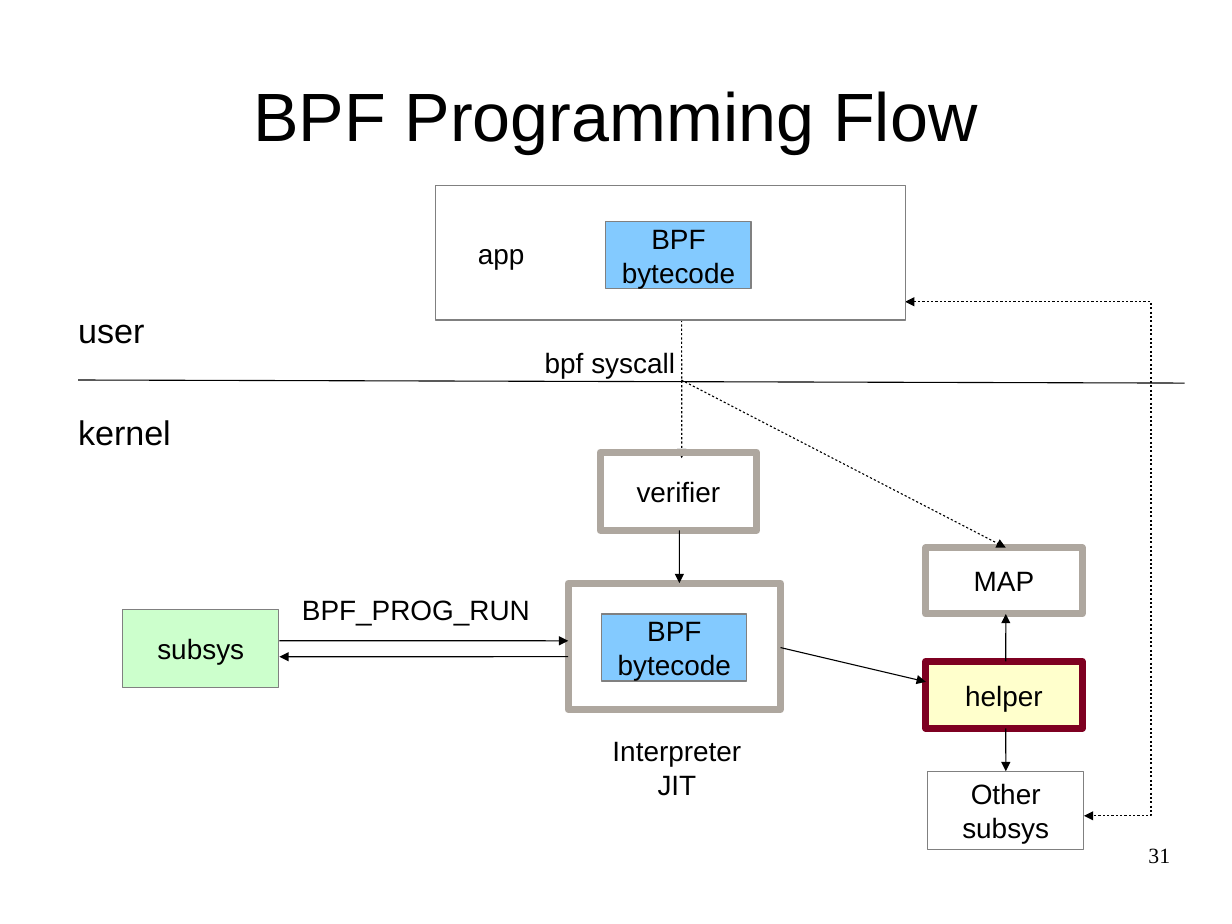
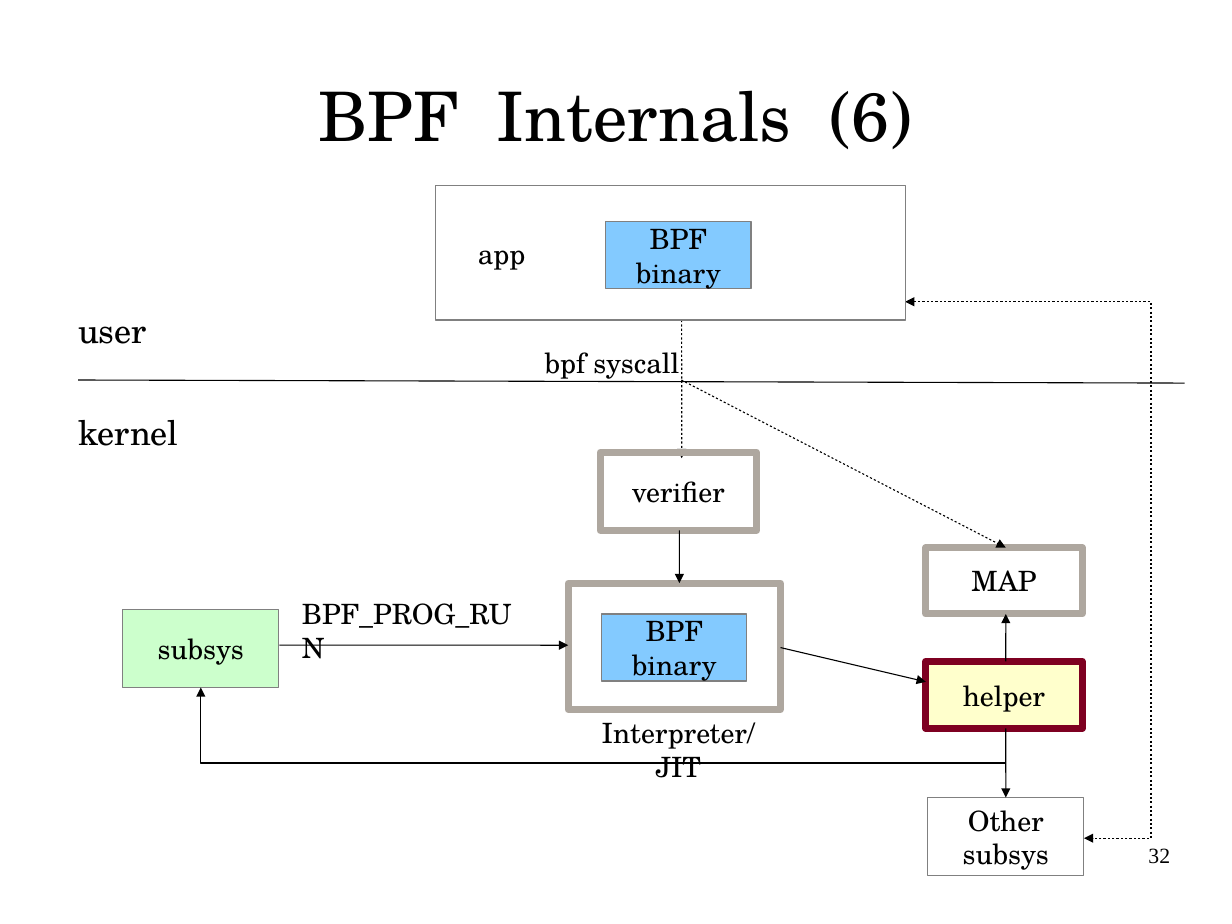
Before and after one commit to vh21/documents, a slide deck: slide 32 of linux/meet-cute-between-ebpf-and-kernel-tracing.odp (slide 31 before the commit). Drawn at 1232x924 pixels with LibreOffice and Linux fonts; fonts in the diff are those of the drawing. Boxes give left, top, right and bottom in pixels: in the first picture for what was removed or moved away, otherwise in the second. Text is boxed around its words. In the diff, an @@ line names an element or a change of style, - is before the commit and + after.

```diff
--- a/linux/meet-cute-between-ebpf-and-kernel-tracing.odp
+++ b/linux/meet-cute-between-ebpf-and-kernel-tracing.odp
@@ title at (x1=318, y1=90, x2=912, y2=149): text changed; font Arial to TeX Gyre Schola @@
-BPF Programming Flow
+BPF Internals (6)
@@ text in rectangle at (x1=650, y1=228, x2=707, y2=249): font Arial to TeX Gyre Schola in "BPF" @@
@@ text in rectangle at (x1=636, y1=262, x2=721, y2=292): text changed; font Arial to TeX Gyre Schola @@
-bytecode
+binary
@@ freeform shape resized from (x1=906, y1=302, x2=1152, y2=816) to (x1=906, y1=302, x2=1152, y2=838) @@
@@ font Arial to TeX Gyre Schola in 10 elements at (x1=926, y1=548, x2=1082, y2=614), (x1=926, y1=662, x2=1082, y2=729), (x1=123, y1=609, x2=279, y2=688), (x1=600, y1=453, x2=757, y2=531), (x1=436, y1=186, x2=906, y2=320), (x1=545, y1=352, x2=679, y2=382), (x1=928, y1=798, x2=1084, y2=876), (x1=78, y1=326, x2=147, y2=344), (x1=302, y1=603, x2=512, y2=628), (x1=78, y1=420, x2=179, y2=446) @@
@@ text in rectangle at (x1=646, y1=614, x2=703, y2=641): font Arial to TeX Gyre Schola in "BPF" @@
@@ arrow moved from (279, 641) - (568, 641) to (279, 645) - (568, 645) @@
@@ arrow removed from (568, 657) to (279, 657) @@
@@ text in rectangle at (x1=632, y1=654, x2=717, y2=684): text changed; font Arial to TeX Gyre Schola @@
-bytecode
+binary
@@ elbow arrow added from (1006, 764) to (201, 688), #000000 0.71 pt @@
@@ text at (x1=602, y1=722, x2=755, y2=778): text changed; font Arial to TeX Gyre Schola @@
-Interpreter
-JIT
+Interpreter/ JIT
@@ arrow moved from (1006, 729) - (1006, 771) to (1006, 729) - (1006, 798) @@
@@ rectangle "Other" moved from (x1=928, y1=771, x2=1084, y2=850) to (x1=928, y1=798, x2=1084, y2=876) @@
@@ page number at (x1=1148, y1=848, x2=1170, y2=864): text changed @@
-31
+32
```
Also in this commit, not shown: 65 other slides changed, 7 slides added, 2 slides removed, 3 other files.
